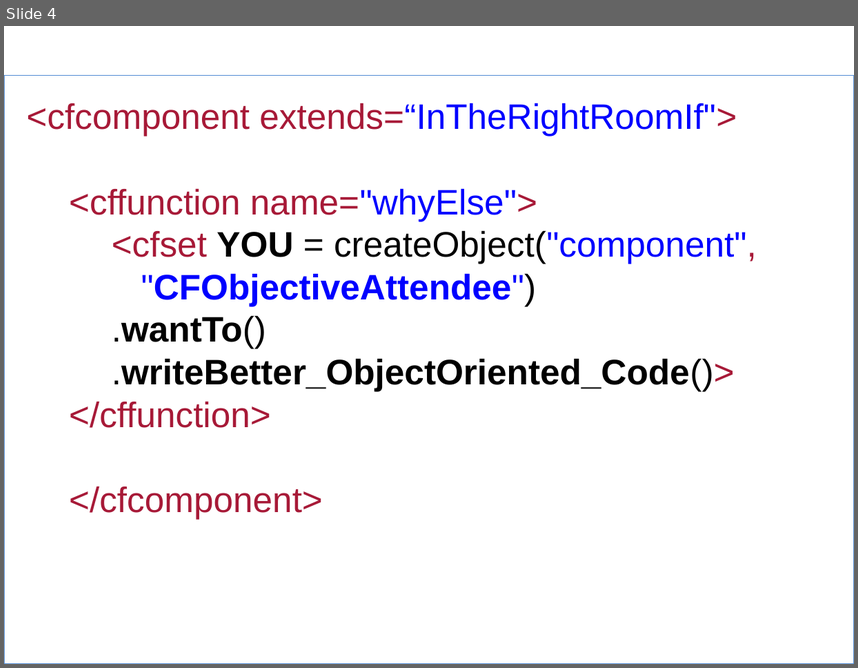
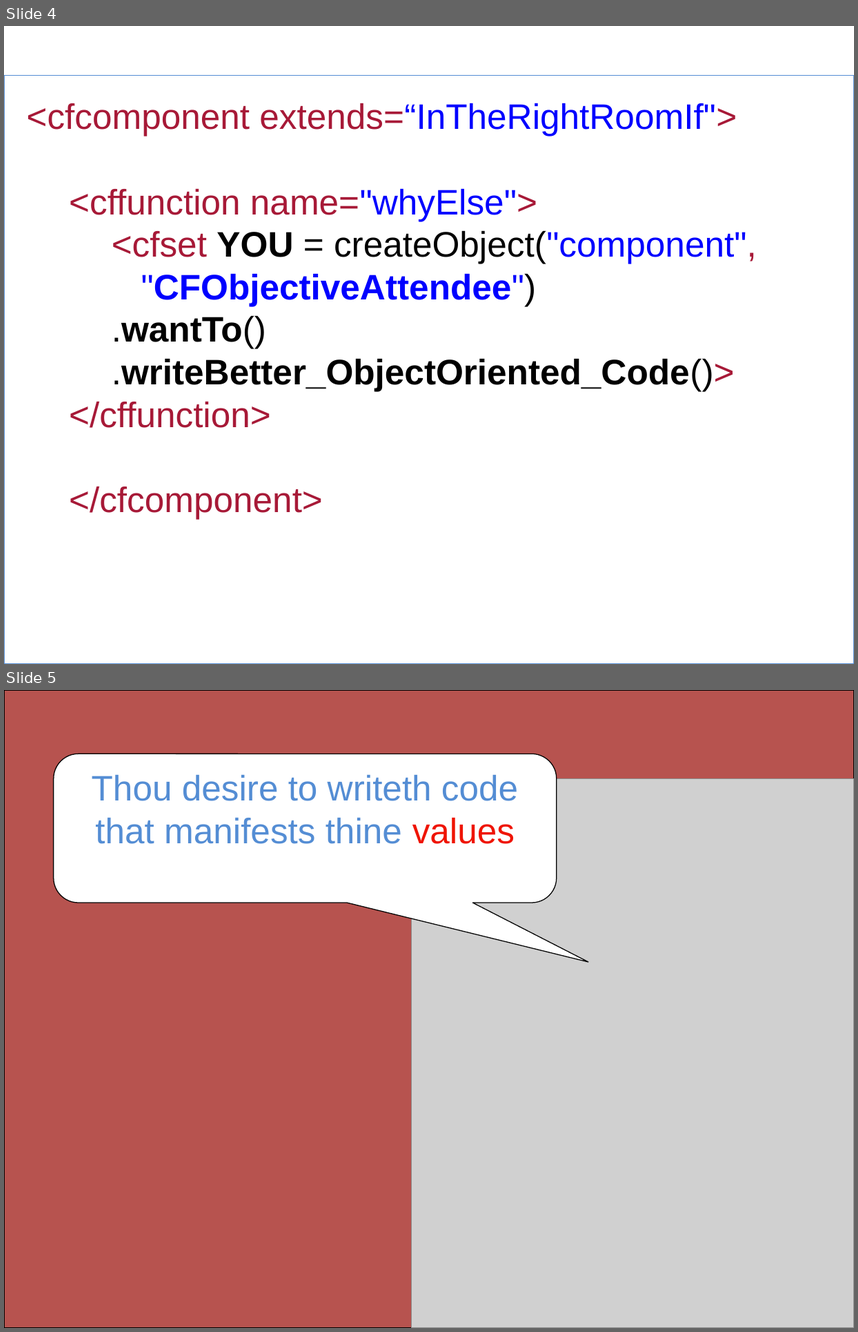
Before and after one commit to marcesher/mxunit-cfmeetups, a slide deck: CFObjective2009TDD/ppt/Esher_TestableCode.ppt. Shown one above the other, each under a label of ours: slide 4 before the commit, slides 4 and 5 after it. The pictures are 858x668 and 858x1332 pixels, drawn with LibreOffice and Linux fonts; fonts in the diff are those of the drawing; grey boxes stand for pictures; background and template pictures are left out. Boxes give left, top, right and bottom in pixels: in the first picture for what was removed or moved away, otherwise in the second. Text is boxed around its words. In the diff, an @@ line names an element or a change of style, - is before the commit and + after.

```diff
--- a/CFObjective2009TDD/ppt/Esher_TestableCode.ppt
+++ b/CFObjective2009TDD/ppt/Esher_TestableCode.ppt
@@ slide 5 added at <box>4,690,854,1328</box>, background #FFFFFF @@
@@ rectangle added at <box>4,690,854,1328</box>, fill #B7534F, outline #000000 0.74 pt @@
@@ rounded speech box added at <box>53,753,557,903</box>, fill #FFFFFF, outline #000000 0.74 pt, 30 pt, text #548DD4 @@
+Thou desire to writeth code
+that manifests thine values
@@ picture added at <box>411,778,854,1328</box> @@
```
Also in this commit, not shown: 4 slides changed, 4 other slides added, 3 slides removed.
